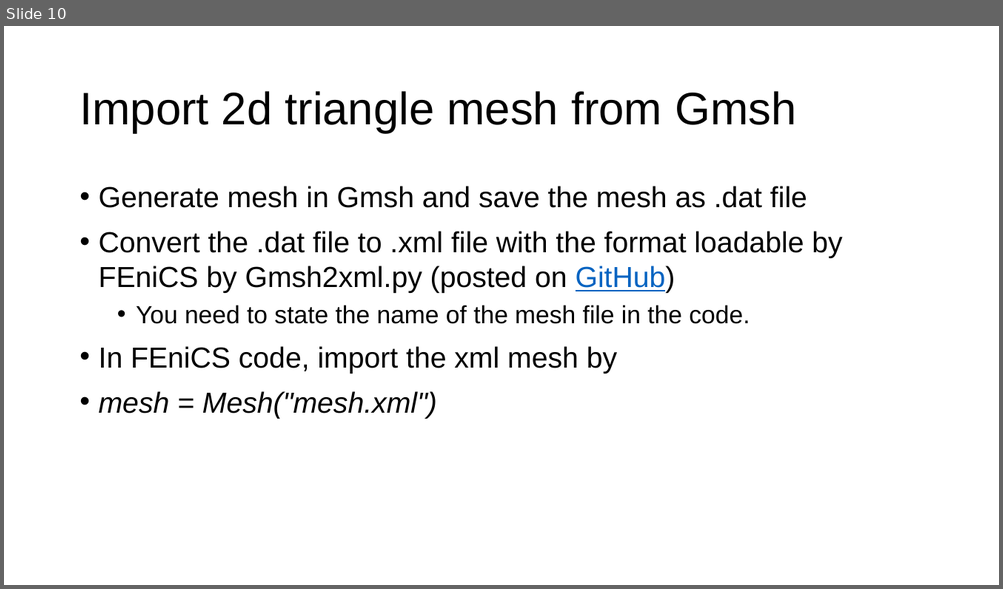
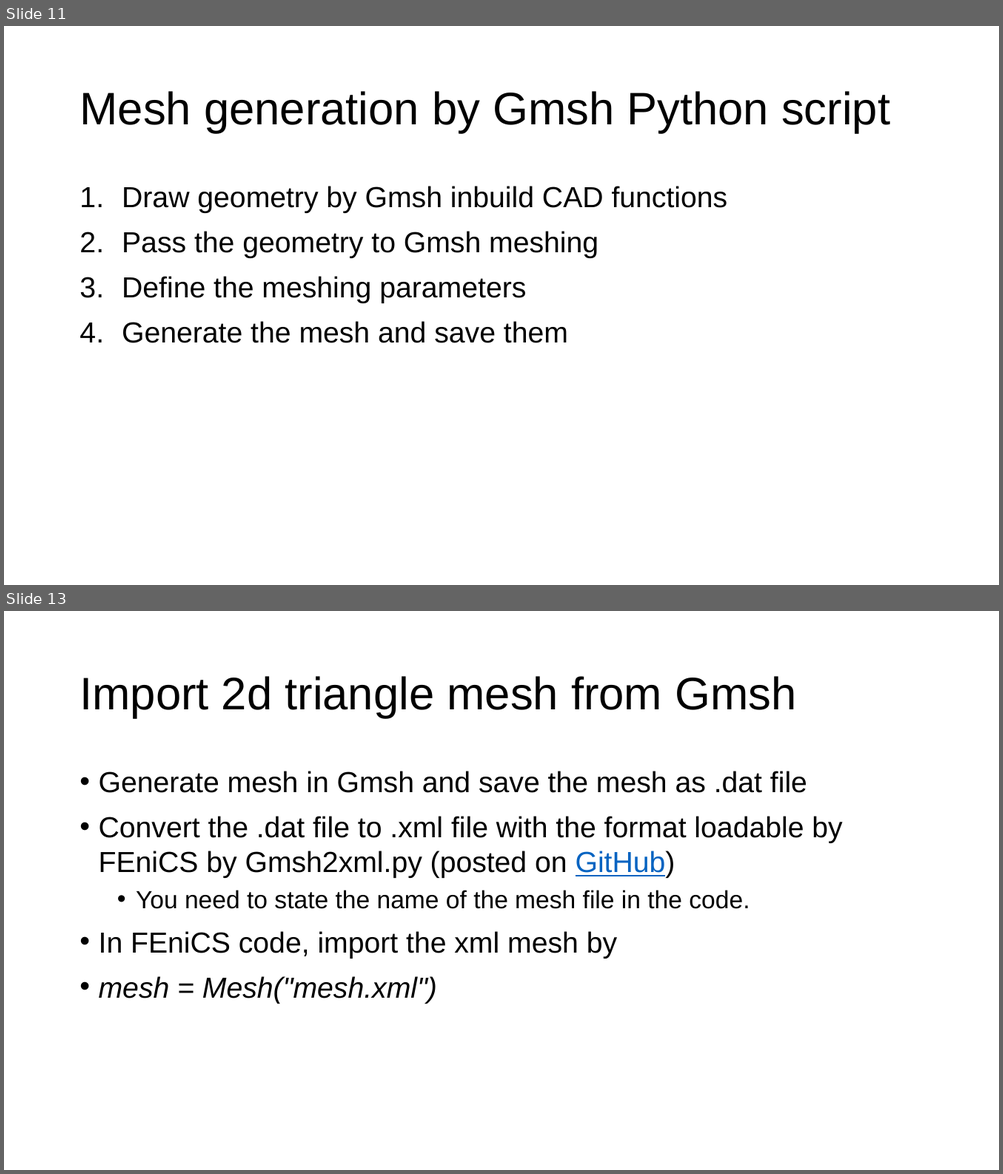
Before and after one commit to YuxiangGao0321/FEniCS_tutorial_2023, a slide deck: Mesh generation and coding in FEniCS.pptx. Shown one above the other, each under a label of ours: slide 10 before the commit, slides 11 and 13 after it; the slides between them are not shown. The pictures are 1003x589 and 1003x1174 pixels, drawn with LibreOffice and Linux fonts; fonts in the diff are those of the drawing. Boxes give left, top, right and bottom in pixels: in the first picture for what was removed or moved away, otherwise in the second. Text is boxed around its words. In the diff, an @@ line names an element or a change of style, - is before the commit and + after.

```diff
--- a/Mesh generation and coding in FEniCS.pptx
+++ b/Mesh generation and coding in FEniCS.pptx
@@ slide 11 added at box(4, 26, 999, 585), background #FFFFFF @@
@@ title added at box(79, 91, 890, 133), 44 pt, text #000000 @@
+Mesh generation by Gmsh Python script
@@ text added at box(122, 186, 728, 343), 28 pt, text #000000 @@
+1. Draw geometry by Gmsh inbuild CAD functions
+2. Pass the geometry to Gmsh meshing
+3. Define the meshing parameters
+4. Generate the mesh and save them
@@ what was slide 10 is now slide 13 @@
```
Also in this commit, not shown: 2 other slides added.
